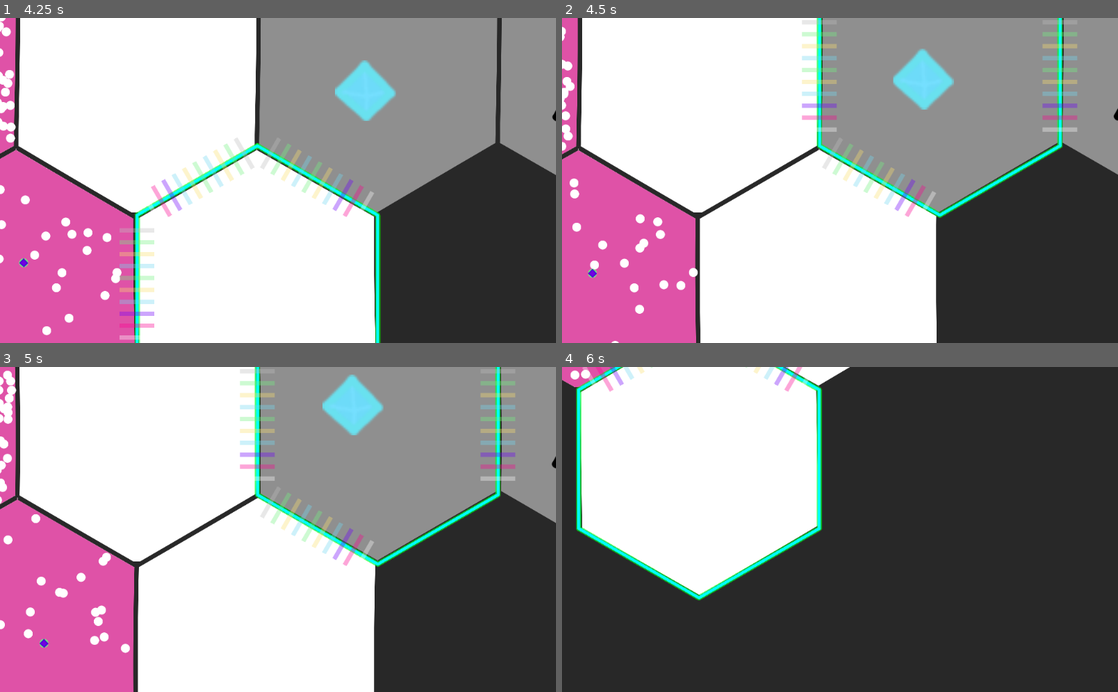
Above: before the commit, frames 1-4 (two rows, left to right).
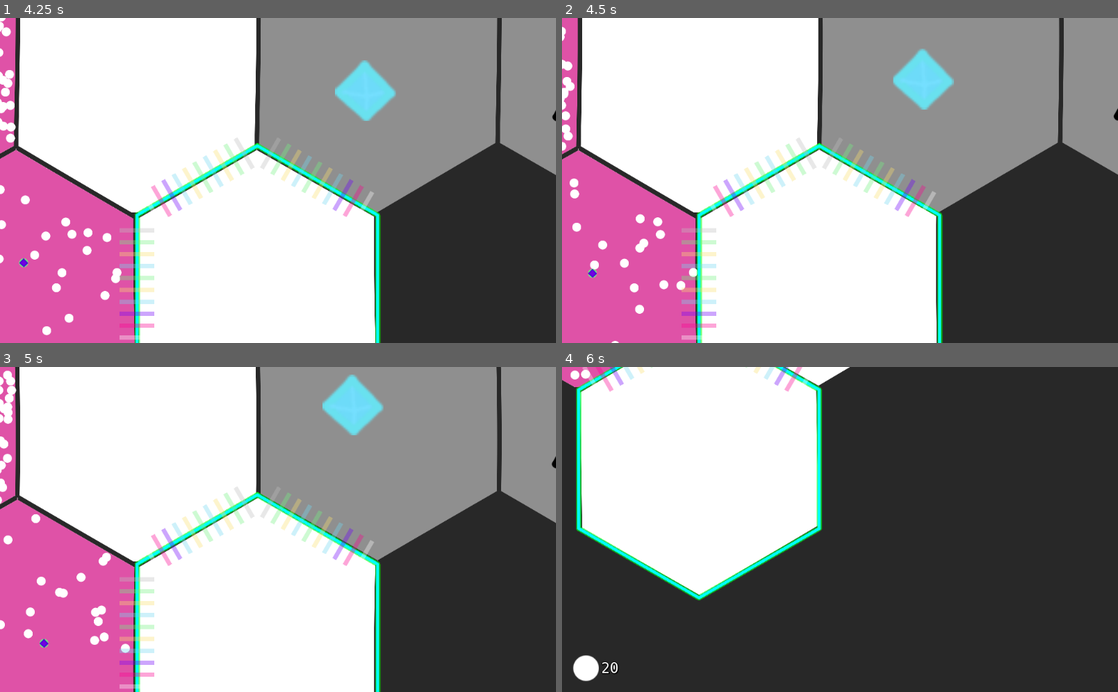
Above: after the commit, the same moments.

Repository: tobyp/hackathon2020
Game: Godot game, scene res://main.tscn
Same seed, same stepped clock (60 frames per second), same inputs: the game is played once before the commit and once after it.
Inputs (mouse positions are in pixels of both pictures, inside the frame that each line leads up to):
- Up to frame 1 (4.25 s): tap Enter at 0.5 s; drag from (278, 167) to (333, 109) at 0.52 s; drag from (166, 278) to (250, 245) at 1.27 s; move the mouse to (400, 287) at 2.02 s; hold D 2.03-2.75 s; click (400, 287) at 2.17 s; drag from (144, 76) to (111, 131) at 2.77 s; drag from (255, 284) to (305, 180) at 3.52 s
- Up to frame 2 (4.5 s): drag from (940, 76) to (756, 99) at 4.27 s
- Up to frame 3 (5 s): no input
- Up to frame 4 (6 s): move the mouse to (867, 529) at 5.02 s; hold S 5.03-5.75 s; click (867, 529) at 5.17 s; drag from (701, 467) to (728, 545) at 5.77 s

Frame 1 is identical in both runs. In frame 2, 4.9% of the frame differs, in the area x 21-93%, y 0-100%; in frame 3, 4.9%; in frame 4, 0.4%.

Commit message:
Only allow selecting cells that are captured/discoverable

Diff:
--- a/grid/hex_grid.gd
+++ b/grid/hex_grid.gd
@@ -144,6 +144,8 @@
 	discover_cell(grid[Vector2.ZERO])
 
 func _cell_clicked(cell, event):
+	if not Rules.cell_is_selectable(cell):
+		return
 	if not event.shift:
 		for selected_cell in _selection:
 			selected_cell.get_node("CellSelector").visible = false
--- a/hud.gd
+++ b/hud.gd
@@ -23,5 +23,5 @@
 	for entry in $VBoxContainer.get_children():
 		if entry.particle_type == particle_type:
 			entry.count -= old_count
-			entry.count += old_count
+			entry.count += new_count
 			break
--- a/rules.gd
+++ b/rules.gd
@@ -280,6 +280,12 @@
 			return true
 	return false
 
+static func cell_is_selectable(cell: Cell) -> bool:
+	for n in cell.neighbors:
+		if n.type == Globals.CellType.CAPTURED:
+			return true
+	return false
+
 static func tunnel_is_rendered(tunnel) -> bool:
 	return tunnel.start_cell.type != Globals.CellType.UNDISCOVERED and tunnel.end_cell.type != Globals.CellType.UNDISCOVERED
 
